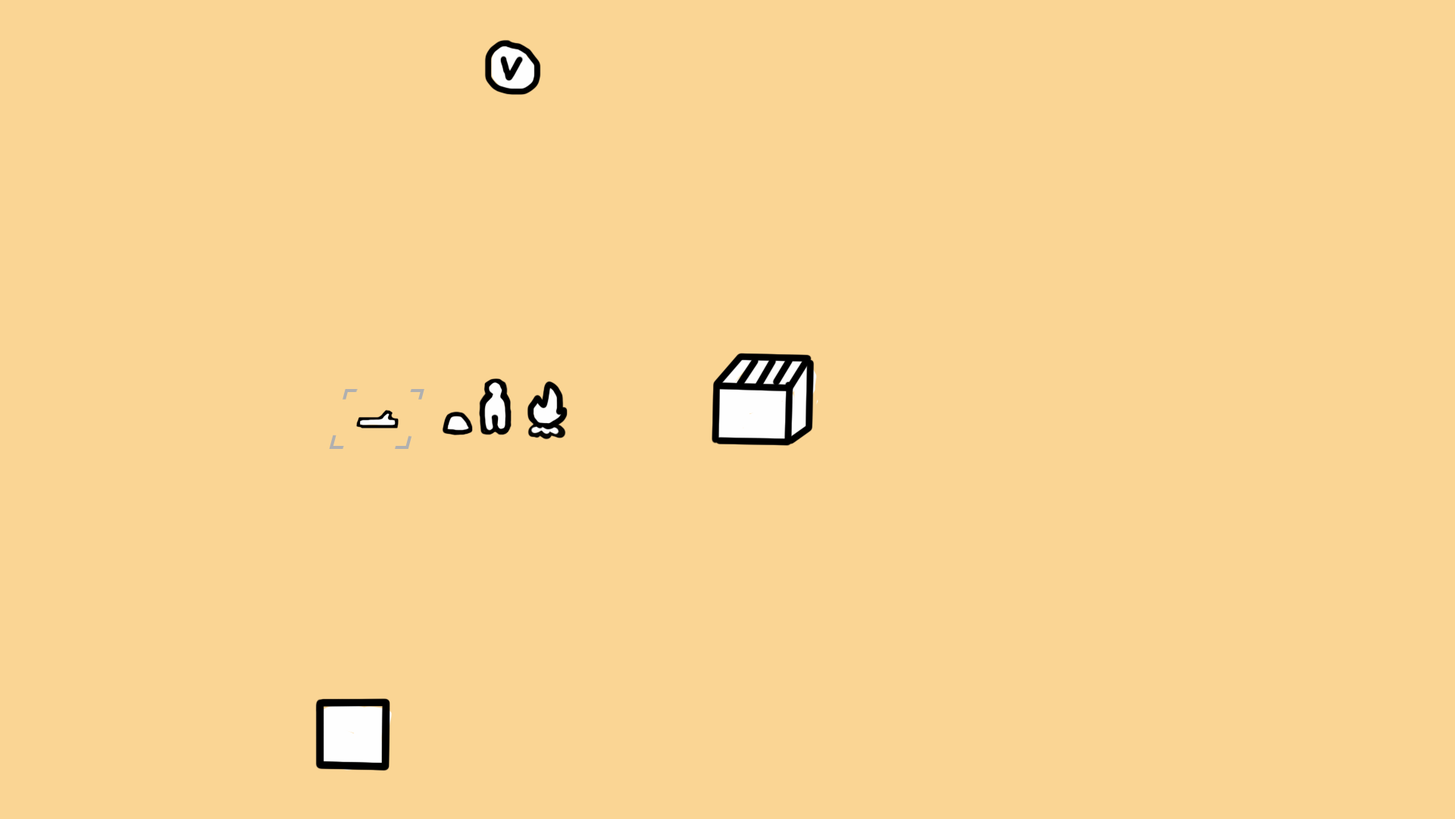
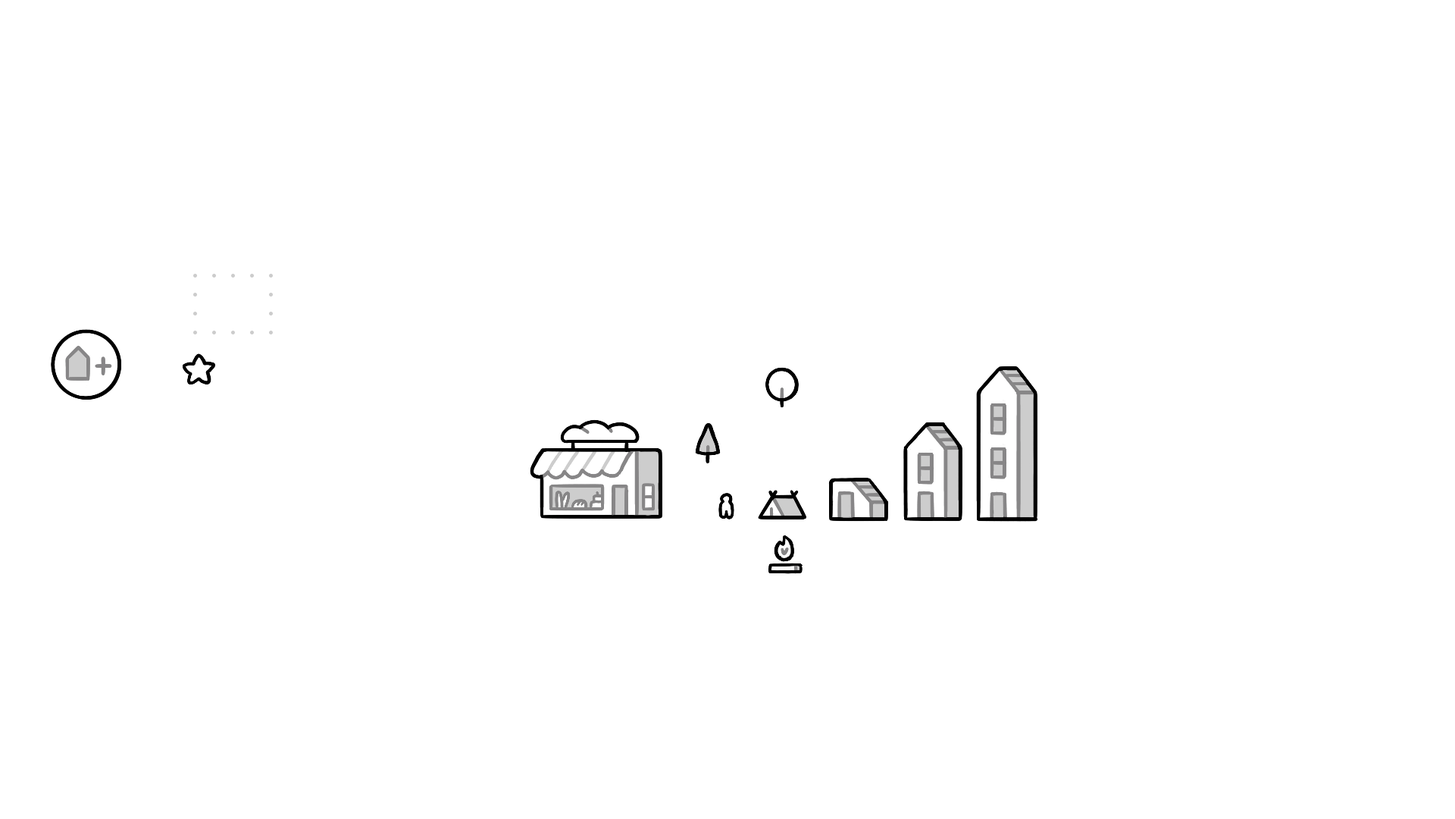
Two versions of the same layered image (1455 × 819). Layer-by-layer changes:
removed group "inventory_slot" (2 layers) over bbox(315, 697, 393, 771)
removed layer "Ebene 12" from group "inventory_slot" over bbox(315, 697, 391, 771)
removed layer "Ebene 13" from group "inventory_slot" over bbox(316, 704, 393, 771)
removed group "village_points_icon" (2 layers) over bbox(484, 39, 542, 96)
removed layer "Ebene 10" from group "village_points_icon" over bbox(484, 39, 542, 96)
removed layer "Ebene 11" from group "village_points_icon" over bbox(491, 42, 540, 94)
removed group "building_house" (2 layers) over bbox(710, 352, 819, 447)
added layer "plusSign" above "person" over bbox(50, 328, 122, 400)
added layer "tent" above "house_1" over bbox(757, 489, 808, 520)
added layer "house_1" above "house_2" over bbox(828, 476, 890, 522)
added layer "house_2" above "house_3" over bbox(903, 422, 963, 522)
added layer "house_3" above "fire" over bbox(976, 366, 1039, 522)
added layer "fire" above "pine" over bbox(768, 535, 803, 576)
renamed "Ebene 14" to "tree", moved it out of group "building_house", painted on it over bbox(710, 352, 815, 447)
removed layer "Ebene 15" from group "building_house" over bbox(713, 354, 819, 442)
removed group "campfire_flame_0" (2 layers) over bbox(526, 380, 568, 430)
removed layer "Ebene 8" from group "campfire_flame_0" over bbox(526, 380, 568, 430)
renamed "Ebene 7" to "bakery", moved it out of group "campfire_base", painted on it over bbox(527, 419, 663, 520)
removed layer "rechteck" from group "field" over bbox(328, 388, 425, 449)
removed group "person" (2 layers) over bbox(479, 377, 512, 436)
removed layer "Ebene 3" from group "person" over bbox(479, 377, 512, 436)
removed layer "Ebene 5" from group "person" over bbox(483, 381, 510, 433)
added layer "Rechteck 1" in group "field" over bbox(193, 273, 273, 335)
painted on "Hintergrund" over bbox(0, 0, 1455, 819)
…and 11 more changes (3 added, 8 removed)
